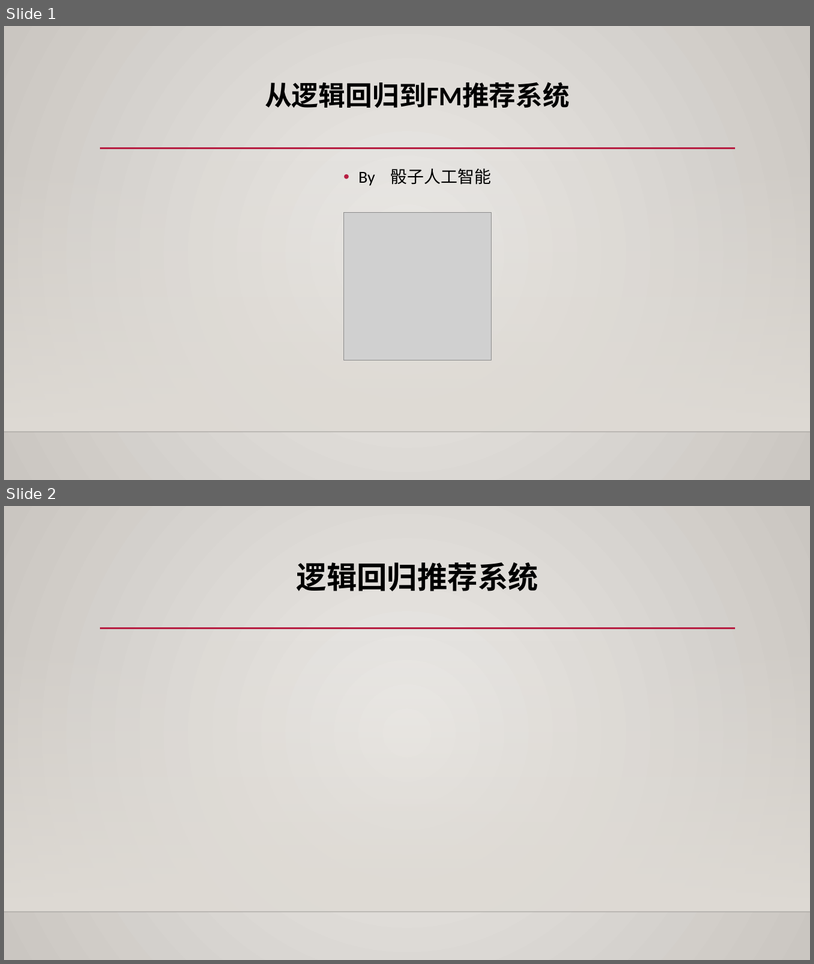
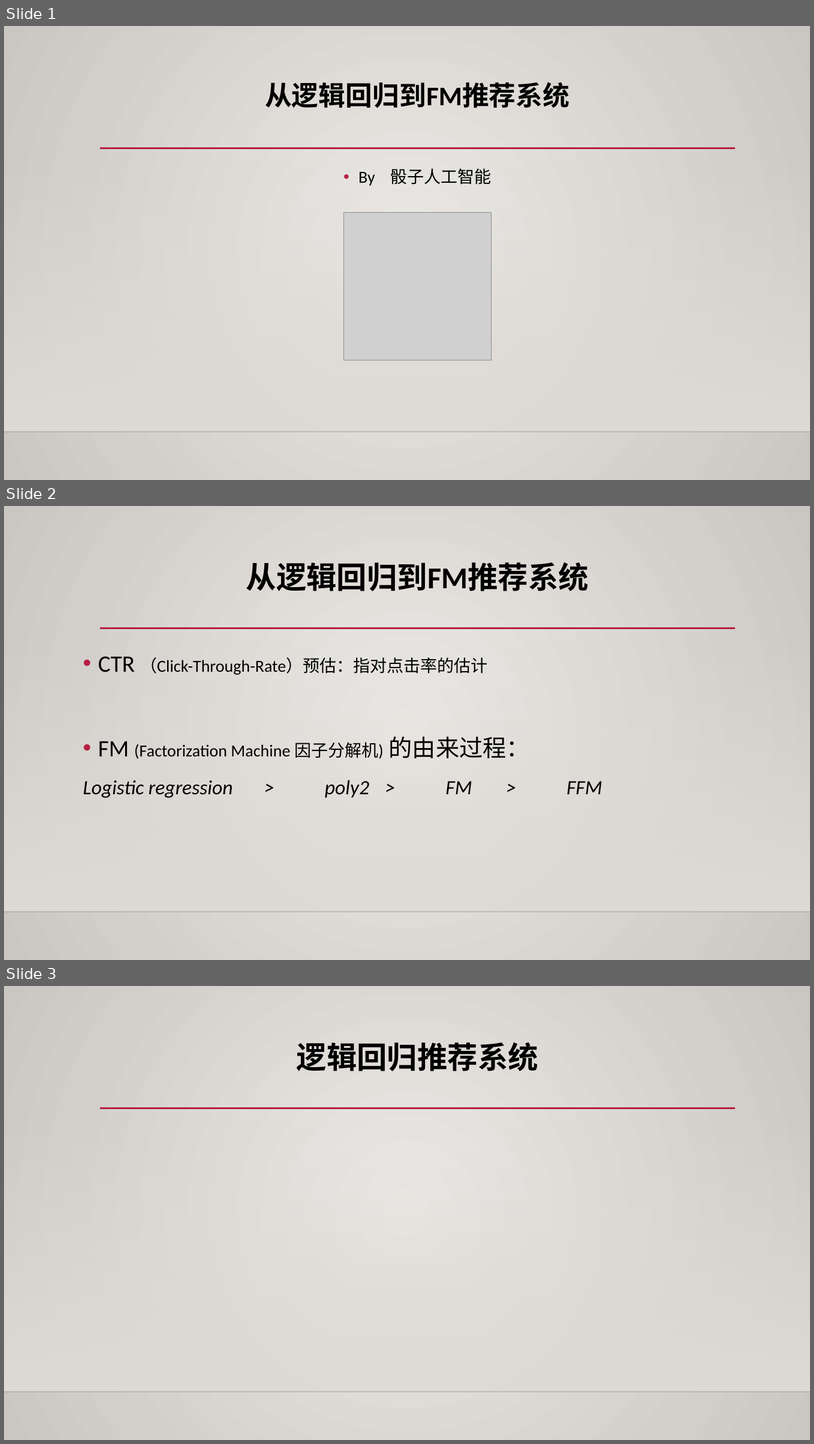
Before and after one commit to rexrex9/FM_recommendation, a slide deck: 从逻辑回归到FM.pptx. Shown one above the other, each under a label of ours: slides 1 and 2 before the commit, slides 1, 2 and 3 after it. The pictures are 814x964 and 814x1444 pixels, drawn with LibreOffice and Linux fonts; fonts in the diff are those of the drawing; grey boxes stand for pictures; background and template pictures are left out. Boxes give left, top, right and bottom in pixels: in the first picture for what was removed or moved away, otherwise in the second. Text is boxed around its words. In the diff, an @@ line names an element or a change of style, - is before the commit and + after.

```diff
--- a/从逻辑回归到FM.pptx
+++ b/从逻辑回归到FM.pptx
@@ slide 2 added at box(4, 506, 810, 960), background gradient #ECEAE7 to #CAC7C1; not listed: 3 template elements that a slide beside it also shows @@
@@ title added at box(246, 562, 589, 591), 36 pt, text #000000, bold @@
+从逻辑回归到FM推荐系统
@@ text added at box(83, 656, 603, 798), 20 pt, text #000000 @@
+• CTR （Click-Through-Rate）预估：指对点击率的估计
+• FM (Factorization Machine 因子分解机) 的由来过程：
+Logistic regression > poly2 > FM > FFM
@@ what was slide 2 is now slide 3 @@
```
